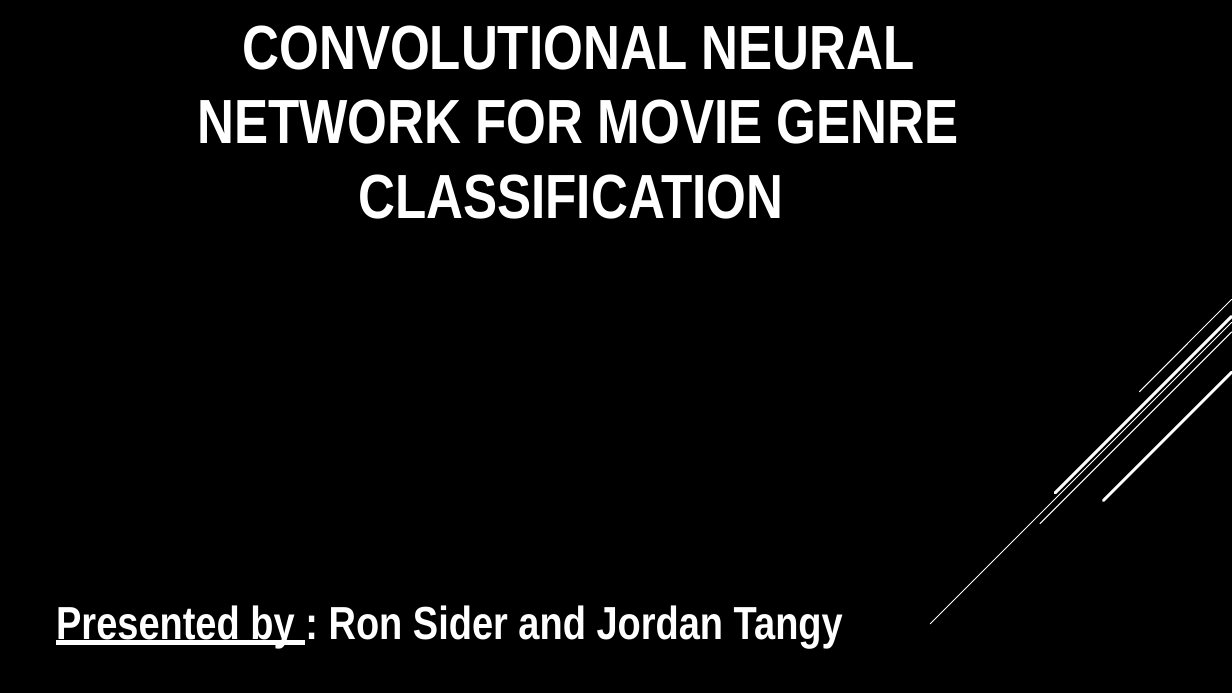
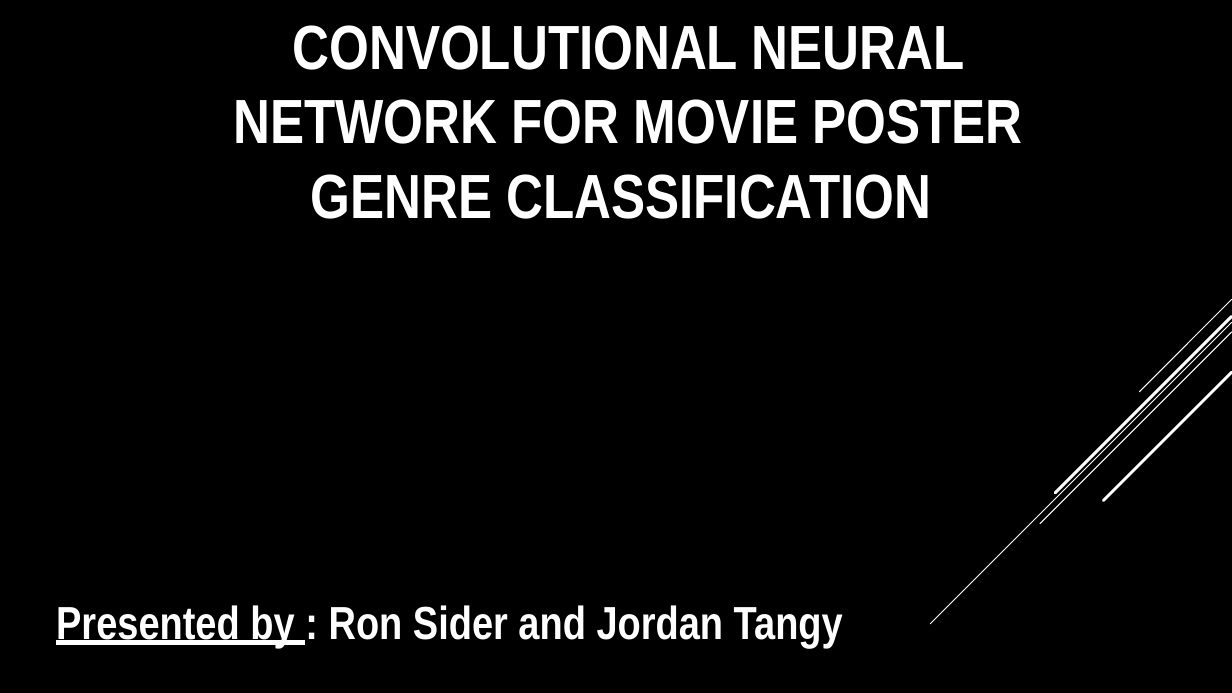
Before and after one commit to jordantangy/MoviePosterClassification-CNN, a slide deck: slide 1 of Slide Show.pptx. Drawn at 1232x693 pixels with LibreOffice and Linux fonts; fonts in the diff are those of the drawing; background and template pictures are left out. Boxes give left, top, right and bottom in pixels: in the first picture for what was removed or moved away, otherwise in the second. Text is boxed around its words. In the diff, an @@ line names an element or a change of style, - is before the commit and + after.

```diff
--- a/Slide Show.pptx
+++ b/Slide Show.pptx
@@ title at bbox=[233, 25, 1023, 219]: text changed @@
-CONVOLUTIONAL NEURAL NETWORK FOR MOVIE GENRE CLASSIFICATION
+CONVOLUTIONAL NEURAL NETWORK FOR MOVIE POSTER GENRE CLASSIFICATION
```
Also in this commit, not shown: 4 other slides changed, 1 slide added, 2 other files.
